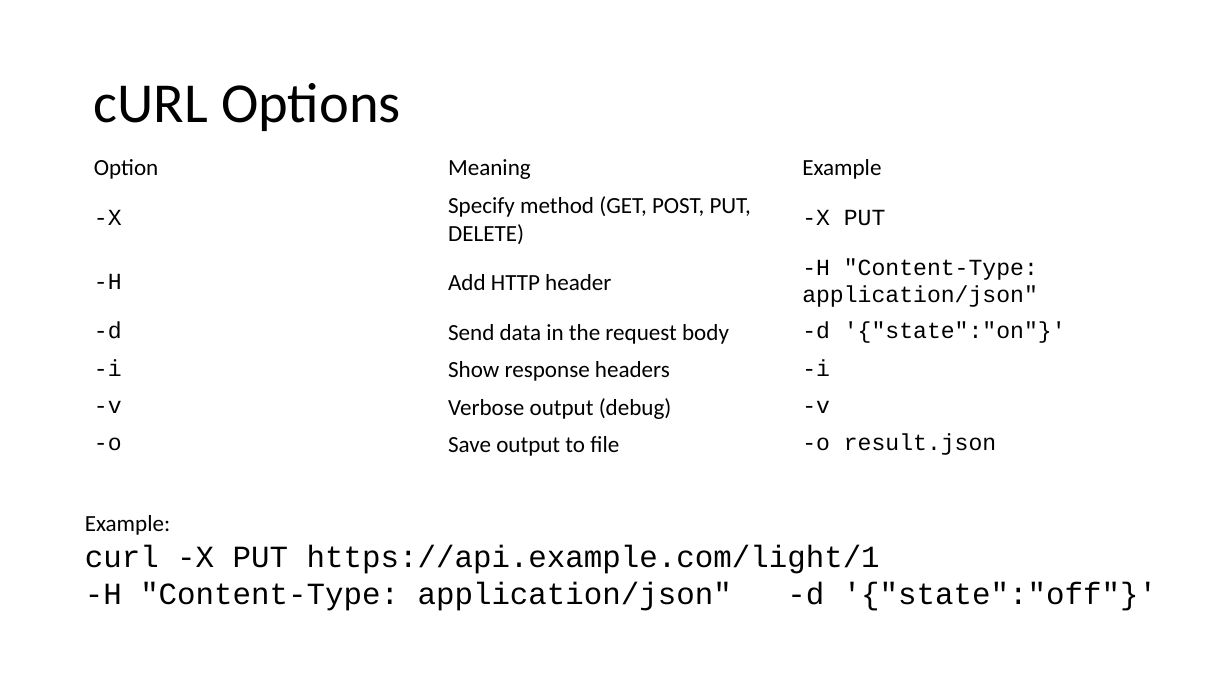
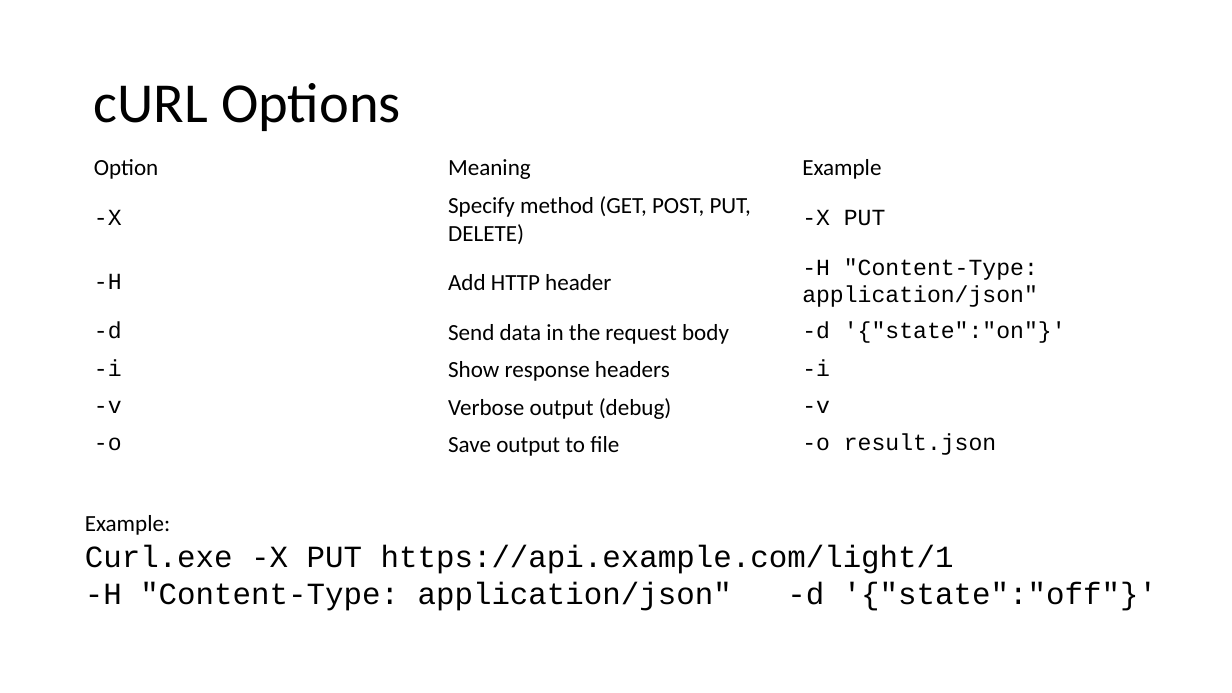
Before and after one commit to setu-comp-sci-2025/computer-systems-networks, a slide deck: slide 17 of topic-09-week9/unit-1/talk-01/HTTP.pptx. Drawn at 1232x693 pixels with LibreOffice and Linux fonts; fonts in the diff are those of the drawing. Boxes give left, top, right and bottom in pixels: in the first picture for what was removed or moved away, otherwise in the second. Text is boxed around its words. In the diff, an @@ line names an element or a change of style, - is before the commit and + after.

```diff
--- a/topic-09-week9/unit-1/talk-01/HTTP.pptx
+++ b/topic-09-week9/unit-1/talk-01/HTTP.pptx
@@ text at [85,545,1157,611]: text changed @@
-curl -X PUT https://api.example.com/light/1
--H "Content-Type: application/json" -d '{"state":"off"}'
+Curl.exe -X PUT https://api.example.com/light/1
+-H "Content-Type: application/json" -d '{"state":"off"}'
```
Also in this commit, not shown: 2 other slides changed, 4 other files.
